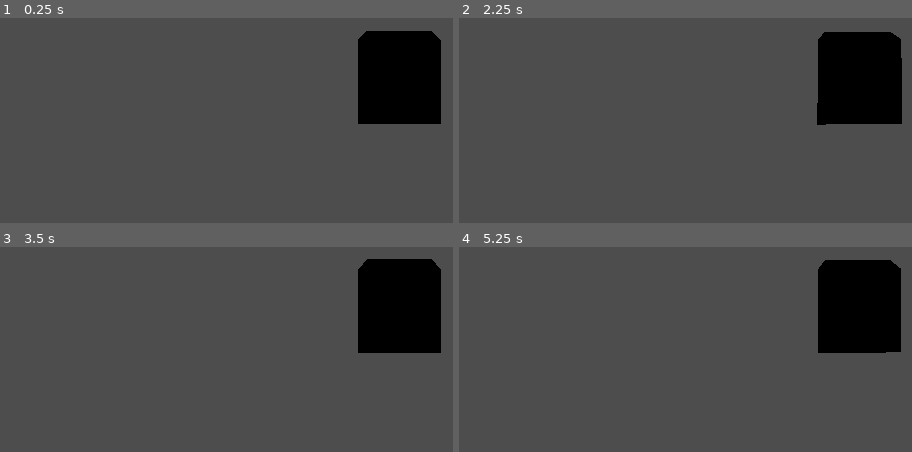
Above: before the commit, frames 1-4 (two rows, left to right).
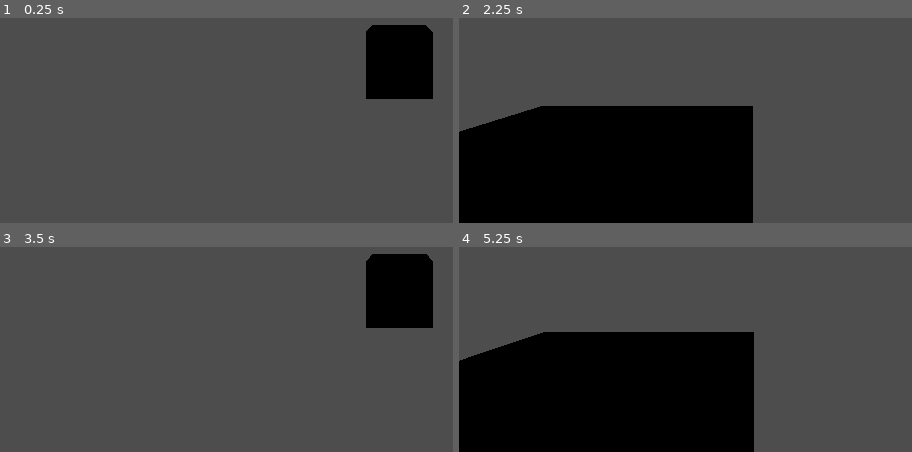
Above: after the commit, the same moments.

Repository: RangoAx/proyect-move
Game: Godot game, scene res://pj/character_body_3d.tscn
Same seed, same stepped clock (60 frames per second), same inputs: the game is played once before the commit and once after it. The project has no main scene, so this scene is started directly. The engine's default icon, where the game draws it, is replaced by a stand-in: a white triangle on a blue panel in a dark square.
Inputs (mouse positions are in pixels of both pictures, inside the frame that each line leads up to):
- Up to frame 1 (0.25 s): no input
- Up to frame 2 (2.25 s): tap Enter at 0.5, 2 s; move the mouse to (outside the picture) at 0.52 s; hold Right mouse button (aim, bound only after the commit) 0.53-1.28 s; hold W (move_forward) from 0.53 s (still down); tap Space (jump) at 0.77, 1.25, 1.52 s; tap Shift (run, bound only after the commit) at 0.8, 1.35 s; move the mouse to (outside the picture) at 1.27 s; right-click (outside the picture) at 1.55 s; move the mouse to (outside the picture) at 2.02 s; hold Right mouse button (aim, bound only after the commit) from 2.03 s (still down)
- Up to frame 3 (3.5 s): keep holding W (move_forward); tap Shift (run, bound only after the commit) at 2.3, 2.85 s; move the mouse to (outside the picture) at 2.77 s; release Right mouse button (aim, bound only after the commit) at 2.78 s; tap Space (jump) at 3.02 s; right-click (outside the picture) at 3.05 s
- Up to frame 4 (5.25 s): keep holding W (move_forward); tap Space (jump) at 3.5, 3.77, 4.52 s; move the mouse to (outside the picture) at 3.52 s; hold Right mouse button (aim, bound only after the commit) 3.53-4.28 s; tap Shift (run, bound only after the commit) at 3.8, 4.35 s; tap Enter at 4.25 s; move the mouse to (outside the picture) at 4.27 s; right-click (outside the picture) at 4.55 s; move the mouse to (outside the picture) at 5.02 s; hold Right mouse button (aim, bound only after the commit) from 5.03 s (still down)

The runs differ from the first frame. In frame 1, 3.7% of the frame differs, in the area x 79-98%, y 3-52%; in frame 2, 44%; in frame 3, 3.6%; in frame 4, 45%, in the area x 0-98%, y 6-100%.

Commit message:
apuntado básico, y no me acuerdo que mas hice

Diff:
--- /dev/null
+++ b/pj/camera_3d.gd
@@ -0,0 +1,25 @@
+extends Camera3D
+
+@onready var _camera := %Camera3D as Camera3D
+@onready var _camera_pivot := %CameraPivot as Node3D
+@onready var _spring_arm := %SpringArm3D as SpringArm3D
+@export var player : CharacterBody3D
+@export var cam_transition_speed: float = 10.0
+@export var camera_weight : float = 18
+@export var normal_length: float = 4.5
+@export var aim_length: float = 1.5
+var direction
+var tilt_limit = deg_to_rad(75)
+var expected_rotation : Vector3 = Vector3(0, 0, 0)
+var expected_velocity : Vector3 = Vector3(0, 0, 0)
+
+
+func _ready() -> void:
+	pass
+
+func _physics_process(delta: float) -> void:
+	expected_velocity.x = direction.x * speed
+	expected_velocity.z = direction.z * speed
+	expected_velocity.y = velocity.y
+	velocity = velocity.move_toward(expected_velocity, delta * velocity_weight * velocity.distance_to(expected_velocity))
+	_camera_pivot.rotation = _camera_pivot.rotation.move_toward(expected_rotation,delta * camera_weight * _camera_pivot.rotation.distance_to(expected_rotation))
--- a/pj/character_body_3d.gd
+++ b/pj/character_body_3d.gd
@@ -2,15 +2,22 @@
 
 @onready var _camera := %Camera3D as Camera3D
 @onready var _camera_pivot := %CameraPivot as Node3D
+@onready var _spring_arm := %SpringArm3D as SpringArm3D
 @export var mesh : MeshInstance3D
 @export_range(0.1, 3.0) var mouse_sensitivity : float = 1.8
 @export var camera_weight : float = 18
 var tilt_limit = deg_to_rad(75)
 var expected_rotation : Vector3 = Vector3(0, 0, 0)
 var expected_velocity : Vector3 = Vector3(0, 0, 0)
+@export var default_length : float = 4.5
+@export var aim_length : float = 1.8
+@export var default_fov : float = 80
+@export var aim_fov : float = 50
+@export var default_position : Vector3 = Vector3.ZERO
+@export var aim_position : Vector3 = Vector3(1, 0, 0)
 
-@export var speed = 7.0
-@export var velocity_weight = 10
+@export var speed = 5.0
+@export var velocity_weight : float = 10
 @export var jump_velocity = 15
 @export var gravity: float = 1
 
@@ -22,6 +29,20 @@
 	#soft camera movement and movement
 	if Input.is_action_just_pressed("jump") and is_on_floor():
 		velocity.y = jump_velocity
+	if Input.is_action_pressed("run") and not Input.is_action_pressed("aim"):
+		speed = 9
+	else:
+		speed = 5
+	if Input.is_action_pressed("aim"):
+		_spring_arm.position = aim_position
+		_spring_arm.spring_length = aim_length
+		_camera.fov = aim_fov
+		mesh.global_rotation.y = _camera.global_rotation.y
+		mesh.global_rotation.z = _camera.global_rotation.z
+	else:
+		_spring_arm.position = default_position
+		_spring_arm.spring_length = default_length
+		_camera.fov = default_fov
 	var input_direction := Input.get_vector("move_left", "move_right", "move_forward", "move_back")
 	var direction := Vector3(input_direction.x,0,input_direction.y).rotated(Vector3(0,1,0),_camera_pivot.rotation.y)
 	_camera_pivot.rotation = _camera_pivot.rotation.move_toward(expected_rotation,delta * camera_weight * _camera_pivot.rotation.distance_to(expected_rotation))
@@ -33,10 +54,11 @@
 	velocity = velocity.move_toward(expected_velocity, delta * velocity_weight * velocity.distance_to(expected_velocity))
 	#mesh orientation
 	var old_rotation = mesh.rotation
-	mesh.look_at(position + direction)
+	if direction.length() > 0 and not Input.is_action_pressed("aim"):
+		mesh.look_at(position + direction)
 	var new_rotation = mesh.rotation
 	mesh.rotation = old_rotation
-	mesh.rotation.y = lerp_angle(mesh.rotation.y, new_rotation.y, delta * 10)
+	mesh.rotation.y = lerp_angle(mesh.rotation.y, new_rotation.y, delta * 9)
 	move_and_slide()
 
 func _input(event: InputEvent) -> void:
--- a/pj/character_body_3d.tscn
+++ b/pj/character_body_3d.tscn
@@ -24,11 +24,13 @@
 transform = Transform3D(1, 0, 0, 0, 1, 0, 0, 0, 1, 0, 1, 0)
 
 [node name="SpringArm3D" type="SpringArm3D" parent="CameraPivot" unique_id=1791631044]
-spring_length = 4.0
+unique_name_in_owner = true
+spring_length = 4.5
 
 [node name="Camera3D" type="Camera3D" parent="CameraPivot/SpringArm3D" unique_id=1313897891]
 unique_name_in_owner = true
-transform = Transform3D(1, 0, 0, 0, 1, 0, 0, 0, 1, 0, 0, 5)
+transform = Transform3D(1, 0, 0, 0, 1, 0, 0, 0, 1, 0, 0, 4.239869)
+fov = 80.0
 
 [node name="CollisionShape3D" type="CollisionShape3D" parent="." unique_id=1152542772]
 shape = SubResource("BoxShape3D_k1tai")
--- a/project.godot
+++ b/project.godot
@@ -45,3 +45,13 @@
 "events": [Object(InputEventKey,"resource_local_to_scene":false,"resource_name":"","device":-1,"window_id":0,"alt_press …(191 unchanged characters)…
 ]
 }
+run={
+"deadzone": 0.2,
+"events": [Object(InputEventKey,"resource_local_to_scene":false,"resource_name":"","device":-1,"window_id":0,"alt_pressed":false,"shift_pressed":false,"ctrl_pressed":false,"meta_pressed":false,"pressed":false,"keycode":0,"physical_keycode":4194325,"key_label":0,"unicode":0,"location":0,"echo":false,"script":null)
+]
+}
+aim={
+"deadzone": 0.2,
+"events": [Object(InputEventMouseButton,"resource_local_to_scene":false,"resource_name":"","device":-1,"window_id":0,"alt_pressed":false,"shift_pressed":false,"ctrl_pressed":false,"meta_pressed":false,"button_mask":0,"position":Vector2(0, 0),"global_position":Vector2(0, 0),"factor":1.0,"button_index":2,"canceled":false,"pressed":false,"double_click":false,"script":null)
+]
+}
--- a/toy_box.tscn
+++ /dev/null
@@ -1,29 +0,0 @@
-[gd_scene format=3 uid="uid://btcasuxejncv1"]
-
-[ext_resource type="PackedScene" uid="uid://b1anhhy354wpl" path="res://pj/character_body_3d.tscn" id="1_8nbwm"]
-
-[sub_resource type="BoxShape3D" id="BoxShape3D_8nbwm"]
-size = Vector3(1, 0.01, 1)
-
-[sub_resource type="BoxMesh" id="BoxMesh_by3xe"]
-
-[node name="ToyBox" type="Node3D" unique_id=304246059]
-
-[node name="Player" parent="." unique_id=1399959414 instance=ExtResource("1_8nbwm")]
-transform = Transform3D(1, 0, 0, 0, 1, 0, 0, 0, 1, 0, 1.486136, 0)
-
-[node name="StaticBody3D" type="StaticBody3D" parent="." unique_id=1232195311]
-
-[node name="CollisionShape3D" type="CollisionShape3D" parent="StaticBody3D" unique_id=989336782]
-transform = Transform3D(20, 0, 0, 0, 20, 0, 0, 0, 20, 0, 0, 0)
-shape = SubResource("BoxShape3D_8nbwm")
-
-[node name="MeshInstance3D" type="MeshInstance3D" parent="StaticBody3D" unique_id=190344841]
-transform = Transform3D(20, 0, 0, 0, 0.2, 0, 0, 0, 20, 0, 0, 0)
-mesh = SubResource("BoxMesh_by3xe")
-
-[node name="SpotLight3D" type="SpotLight3D" parent="." unique_id=467969494]
-transform = Transform3D(1, 0, 0, 0, -4.371139e-08, 1, 0, -1, -4.371139e-08, 0, 10.550888, 0)
-light_energy = 11.866
-light_indirect_energy = 3.353
-spot_range = 23.414
Not shown, added: pj/camera_3d.gd.uid
Not shown, added: toy_box.tscn8387239752.tmp
